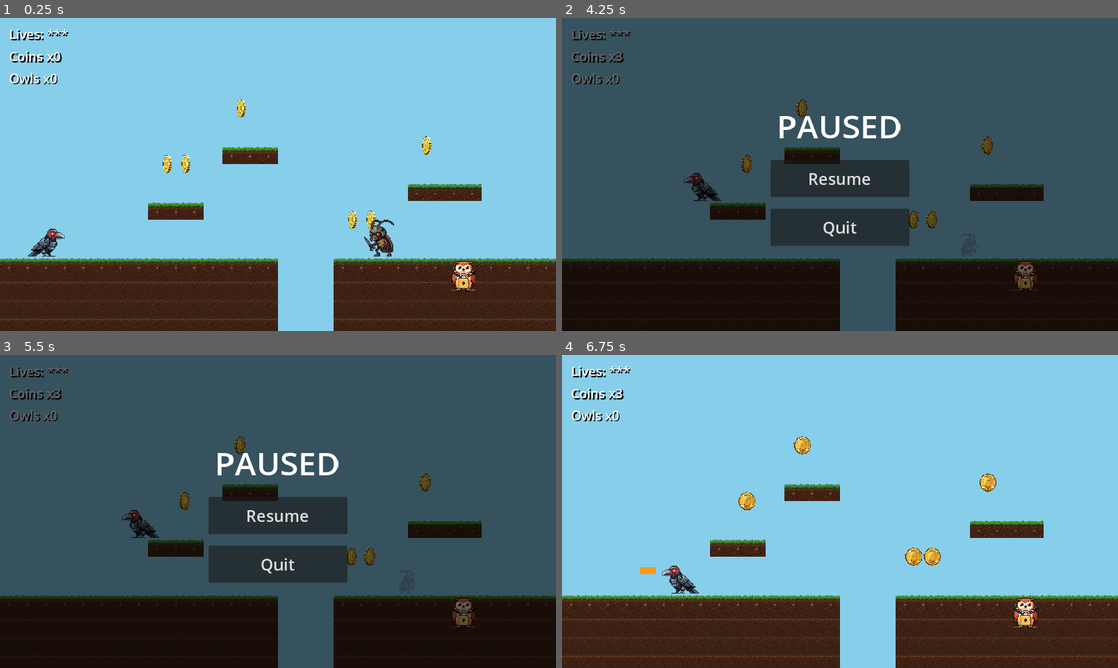
Above: before the commit, frames 1-4 (two rows, left to right).
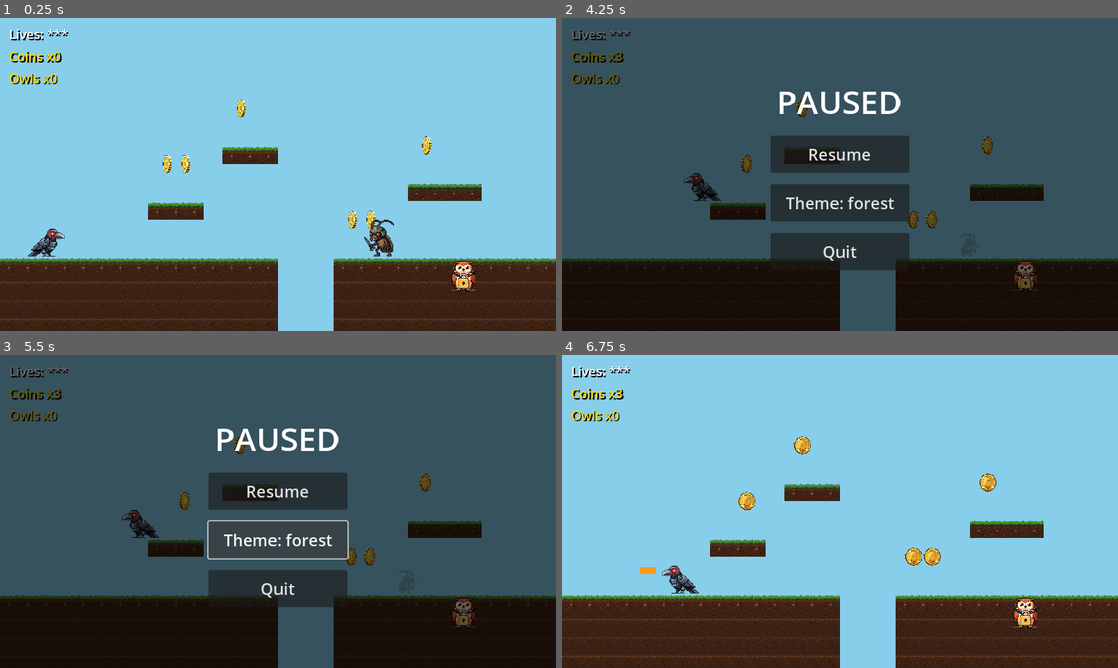
Above: after the commit, the same moments.

Repository: saemihemma/crowgame
Game: Godot game, scene res://scenes/Game.tscn
Same seed, same stepped clock (60 frames per second), same inputs: the game is played once before the commit and once after it. This scene is started directly instead of the project's main scene.
Inputs (mouse positions are in pixels of both pictures, inside the frame that each line leads up to):
- Up to frame 1 (0.25 s): no input
- Up to frame 2 (4.25 s): hold Right (move_right) 0.53-1.28 s; tap E (interact) at 0.6, 2.1, 3.6 s; tap Space (jump) at 0.77, 1.52, 3.02, 3.77 s; hold Left (move_left) 1.28-2.03 s; tap Ctrl (shoot) at 1.35, 2.85 s; hold Right (move_right) 2.03-3.53 s; hold Left (move_left) from 3.53 s (still down); tap Escape (pause) at 4.15 s
- Up to frame 3 (5.5 s): release Left (move_left) at 4.25 s; click (278, 539) at 4.25 s, where only the run after the commit has a clickable "Theme: forest"; click (278, 539) at 5 s, where only the run after the commit has a clickable "Theme: scifi"
- Up to frame 4 (6.75 s): click "Resume" at 5.75 s; hold Left (move_left) from 6.53 s (still down); tap Ctrl (shoot) at 6.6 s

The runs differ from the first frame. In frame 1, 0.2% of the frame differs, in the area x 1-11%, y 10-21%; in frame 2, 7.2%, in the area x 1-63%, y 10-81%; in frame 3, 6.7%; in frame 4, 0.2%.

Commit message:
Godot port slice 8: skin swapping + audio + dopamine FX
- ThemeManager skin swap (Tier-3): set_theme hot-swaps forest<->scifi; HUD
  accents follow the active palette via theme_changed; Pause has a Theme
  toggle. Proven by test_theme_swap (accent color differs across skins).
- Audio: level music plays on load from the manifest; coin SFX hook.
- DopamineFX (Godot-native): GPUParticles2D coin burst + number fly-up; coin
  pickup now bursts particles.
- Rebuilt mobile Web build with all gameplay.

34 unit tests + 4 integration probes (land/coin/owl/shoot) all pass.

https://claude.ai/code/session_01FVeVGxG2n5P8D32bFSZsYM

Diff:
--- a/godot/scripts/scenes/game.gd
+++ b/godot/scripts/scenes/game.gd
@@ -73,6 +73,9 @@
 	respawning = false
 	_spawn_entities()
 	_setup_camera()
+	var music := String(entry.get("music", ""))
+	if music != "":
+		AudioManager.play_music(music)
 	EventBus.coins_changed.emit(coin_count)
 	EventBus.lives_changed.emit(lives)
 
@@ -158,8 +161,11 @@
 func collect_coin(coin: Node) -> void:
 	if transitioning:
 		return
+	if _world and coin is Node2D:
+		DopamineFX.burst(_world, coin.position)
 	coin.queue_free()
 	coin_count += 1
+	AudioManager.play_sfx("coin_collect")
 	EventBus.coins_changed.emit(coin_count)
 
 # ─── Damage / death / respawn ─────────────────────────────
--- a/godot/scripts/scenes/pause.gd
+++ b/godot/scripts/scenes/pause.gd
@@ -24,15 +24,28 @@
 	title.add_theme_font_size_override("font_size", 56)
 	col.add_child(title)
 	_button(col, TextManager.t("pause.resume"), _resume)
+	_theme_btn = _button(col, _theme_label(), _toggle_theme)
 	_button(col, TextManager.t("pause.quit") if TextManager.get_default("pause.quit") != "" else "Quit", _quit)
 
-func _button(parent: Node, text: String, cb: Callable) -> void:
+var _theme_btn: Button
+
+func _theme_label() -> String:
+	return "Theme: %s" % ThemeManager.get_theme_id()
+
+func _toggle_theme() -> void:
+	# Tier-3 demo: hot-swap the skin at runtime; HUD restyles via theme_changed.
+	ThemeManager.set_theme("scifi" if ThemeManager.get_theme_id() == "forest" else "forest")
+	if is_instance_valid(_theme_btn):
+		_theme_btn.text = _theme_label()
+
+func _button(parent: Node, text: String, cb: Callable) -> Button:
 	var b := Button.new()
 	b.text = text
 	b.custom_minimum_size = Vector2(240, 64)
 	b.add_theme_font_size_override("font_size", 28)
 	b.pressed.connect(cb)
 	parent.add_child(b)
+	return b
 
 func _unhandled_input(event: InputEvent) -> void:
 	if event.is_action_pressed("pause"):
--- /dev/null
+++ b/godot/scripts/ui/fx/dopamine_fx.gd
@@ -0,0 +1,48 @@
+extends RefCounted
+class_name DopamineFX
+## Kid-friendly juice (port of DopamineFX) implemented with Godot-native nodes
+## (GPUParticles2D + Tween) rather than transliterated Phaser tweens — Tier-2:
+## reproduce the feel, optimized for Godot.
+
+## A short burst of colored particles at a world position (e.g. coin pickup).
+static func burst(parent: Node, pos: Vector2, color: Color = Color("#ffd700"), amount := 14) -> void:
+	if parent == null or not parent.is_inside_tree():
+		return
+	var p := GPUParticles2D.new()
+	p.position = pos
+	p.amount = amount
+	p.one_shot = true
+	p.explosiveness = 1.0
+	p.lifetime = 0.5
+	p.emitting = true
+	var mat := ParticleProcessMaterial.new()
+	mat.emission_shape = ParticleProcessMaterial.EMISSION_SHAPE_SPHERE
+	mat.emission_sphere_radius = 6.0
+	mat.direction = Vector3(0, -1, 0)
+	mat.spread = 180.0
+	mat.initial_velocity_min = 60.0
+	mat.initial_velocity_max = 160.0
+	mat.gravity = Vector3(0, 400, 0)
+	mat.scale_min = 1.0
+	mat.scale_max = 2.5
+	mat.color = color
+	p.process_material = mat
+	parent.add_child(p)
+	# Free after the burst finishes.
+	parent.get_tree().create_timer(p.lifetime + 0.2).timeout.connect(p.queue_free, CONNECT_ONE_SHOT)
+
+## A celebratory "number fly-up" label (e.g. "+2") at a world position.
+static func number_fly_up(parent: Node, pos: Vector2, text: String, color: Color = Color("#ffd700")) -> void:
+	if parent == null or not parent.is_inside_tree():
+		return
+	var l := Label.new()
+	l.text = text
+	l.position = pos
+	l.add_theme_font_size_override("font_size", 28)
+	l.add_theme_color_override("font_color", color)
+	l.add_theme_color_override("font_shadow_color", Color.BLACK)
+	parent.add_child(l)
+	var tw := l.create_tween().set_parallel(true)
+	tw.tween_property(l, "position:y", pos.y - 36.0, 0.6).set_trans(Tween.TRANS_QUAD)
+	tw.tween_property(l, "modulate:a", 0.0, 0.6)
+	tw.chain().tween_callback(l.queue_free)
--- a/godot/scripts/ui/hud.gd
+++ b/godot/scripts/ui/hud.gd
@@ -20,6 +20,14 @@
 	EventBus.coins_changed.connect(func(c): _coins = c; _refresh())
 	EventBus.owl_saved.connect(func(): _owls += 1; _refresh())
 	EventBus.lives_changed.connect(func(l): _lives = l; _refresh())
+	ThemeManager.theme_changed.connect(func(_id): _apply_theme())
+	_apply_theme()
+
+func _apply_theme() -> void:
+	# Tier-3: HUD accents follow the active skin's palette (restyle on swap).
+	var accent := ThemeManager.get_color_value("accent")
+	_coin_label.add_theme_color_override("font_color", accent)
+	_owl_label.add_theme_color_override("font_color", accent)
 
 func _build() -> void:
 	var root := MarginContainer.new()
--- /dev/null
+++ b/godot/tests/test_theme_swap.gd
@@ -0,0 +1,31 @@
+extends TestCase
+## Slice 8 (Tier-3 modularity): swapping the active theme/skin at runtime
+## restyles via the palette with no code change, and emits theme_changed.
+
+func _reset() -> void:
+	_failures.clear()
+	_assertions = 0
+
+func _tm() -> Node:
+	return Engine.get_main_loop().root.get_node("ThemeManager")
+
+func test_themes_registered() -> void:
+	var tm := _tm()
+	tm.set_theme("forest")
+	assert_eq(tm.get_theme_id(), "forest", "forest active")
+	assert_true(tm.get_color("accent") != "", "forest has accent color")
+
+func test_swap_changes_palette_and_emits() -> void:
+	var tm := _tm()
+	tm.set_theme("forest")
+	var forest_accent: Color = tm.get_color_value("accent")
+	var fired := [""]
+	var cb := func(id): fired[0] = id
+	tm.theme_changed.connect(cb)
+	tm.set_theme("scifi")
+	tm.theme_changed.disconnect(cb)
+	assert_eq(tm.get_theme_id(), "scifi", "scifi active after swap")
+	assert_eq(fired[0], "scifi", "theme_changed emitted with id")
+	var scifi_accent: Color = tm.get_color_value("accent")
+	assert_true(forest_accent != scifi_accent, "accent color differs between skins")
+	tm.set_theme("forest")  # restore
Not shown, changed: output/web/index.html
Not shown, changed: output/web/index.pck
